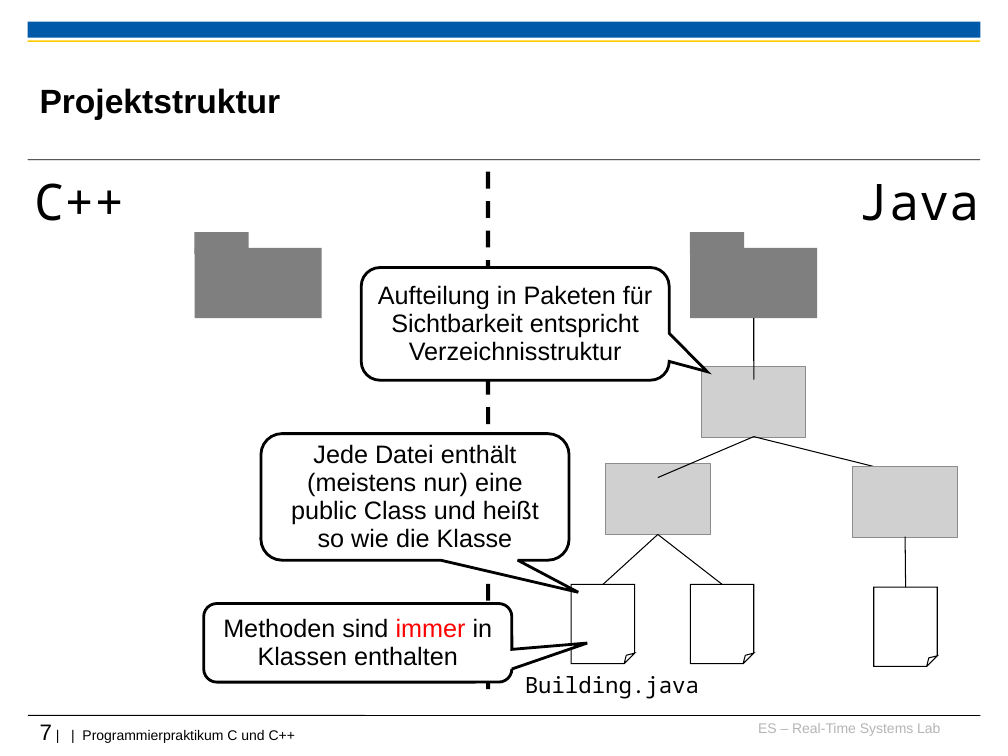
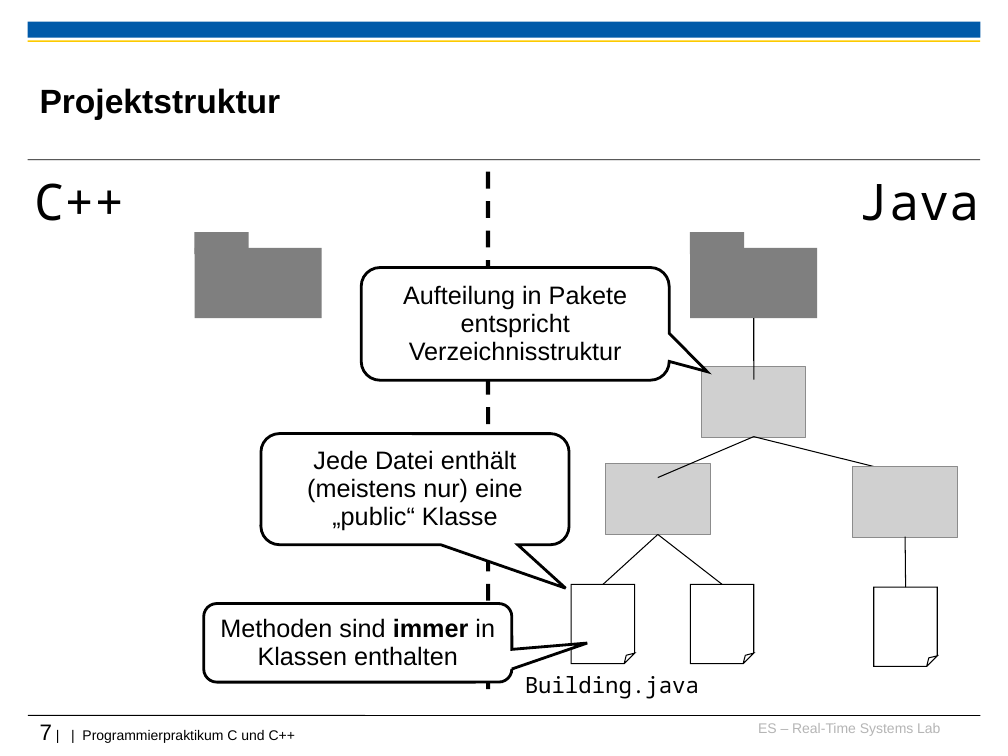
Before and after one commit to h82k/tud-cppp, a slide deck: slide 7 of Vorlesung/1 Einführung_F19.ppt. Drawn at 1008x756 pixels with LibreOffice and Linux fonts; fonts in the diff are those of the drawing; grey boxes stand for pictures; background and template pictures are left out. Boxes give left, top, right and bottom in pixels: in the first picture for what was removed or moved away, otherwise in the second. Text is boxed around its words. In the diff, an @@ line names an element or a change of style, - is before the commit and + after.

```diff
--- a/Vorlesung/1 Einführung_F19.ppt
+++ b/Vorlesung/1 Einführung_F19.ppt
@@ text in rounded speech box at bbox=[403, 285, 627, 361]: text changed @@
-Aufteilung in Paketen für Sichtbarkeit entspricht Verzeichnisstruktur
+Aufteilung in Pakete entspricht Verzeichnisstruktur
@@ rounded speech box "Jede Datei enthält (meistens nur) ...": place and size @@
-rounded speech box "Jede Datei enthält (meistens nur) ..." at bbox=[261, 433, 570, 560]
+rounded speech box "Jede Datei enthält (meistens nur) ..." at bbox=[261, 433, 570, 544]
@@ rounded speech box "Jede Datei enthält (meistens nur) ..." at bbox=[261, 433, 570, 544]: proportions changed @@
@@ text in rounded speech box at bbox=[307, 450, 523, 531]: text changed @@
-Jede Datei enthält (meistens nur) eine public Class und heißt so wie die Klasse
+Jede Datei enthält (meistens nur) eine „public“ Klasse
@@ rounded speech box "Methoden sind immer in Klassen ..." at bbox=[204, 604, 512, 682]: text colour #FF0000 to #000000, bold on in "immer" @@
```
Also in this commit, not shown: 8 other slides changed.
